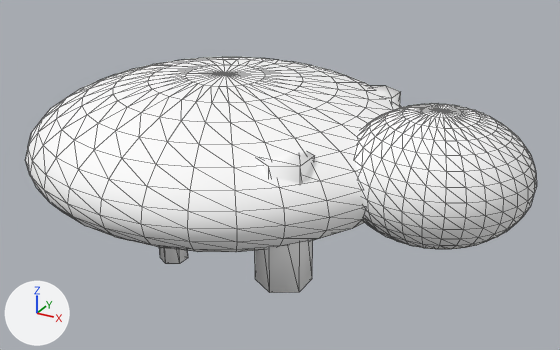
The glTF model assets/enemies/generated_glb/claw_crawler_animated_01.glb: old version first, new version second.
Before and after are seen from a camera (50 mm lens) standing at (2.39, -3.69, 1.89) and looking at (0.37, -0.01, 0.05). The axes (+X, +Y, +Z) are drawn at lower left. The lights are the same throughout. The picture after the commit comes second. Mesh edges are drawn as thin lines. Vertices at exactly the same position are counted once.
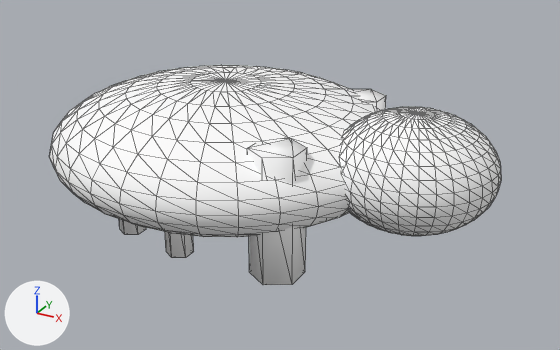
What differs and where, as boxes [x1, y1, x2, y2] in the pictures (560 x 350 px; the box of a moved part takes in the faces that stretch with it):
```json
{"object": "Sphere", "change": "reshaped", "before": [26, 57, 537, 293], "after": [49, 65, 501, 285], "on screen": "12% narrower, 7% shorter"}
{"part": 1, "of": "me_sphere_002", "change": "moved or reshaped", "before": [26, 57, 401, 252], "after": [49, 65, 381, 237]}
{"part": 2, "of": "me_sphere_002", "change": "moved or reshaped", "before": [159, 247, 188, 264], "after": [165, 232, 194, 258]}
{"part": 3, "of": "me_sphere_002", "change": "moved or reshaped", "after": [119, 219, 146, 235], "on screen": "not visible before"}
{"part": 4, "of": "me_sphere_002", "change": "moved or reshaped", "before": [255, 86, 529, 293], "after": [247, 89, 501, 285]}
```

Edits to the scene script, one JSON object a line:
```json
{"block": "me_sphere_002", "where": "# used by ob_sphere; location = (0.0, 0.0, 0.0)"}
{"op": "remove", "block": "me_sphere_002", "code": "me_sphere_002.from_pydata(...)  # 1036 vertices, 2040 faces; spans x -1.19..1.81, y -1.15..1.15, z -0.32..0.61"}
{"op": "add", "block": "me_sphere_002", "code": "me_sphere_002.from_pydata(...)  # 1036 vertices, 2040 faces; spans x -1.07..1.63, y -1.01..1.01, z -0.32..0.57"}
{"block": "me_sphere_002", "change": "me_sphere_002 part 1: the loose piece of 482 vertices spanning x -1.19..1.19, y -1.15..1.15, z -0.21..0.61 is scaled about its middle by (0.901, 0.873, 0.901)"}
{"block": "me_sphere_002", "change": "me_sphere_002 part 2: the loose piece of 12 vertices spanning x -0.07..0.07, y -0.67..-0.51, z -0.32..0.32 is moved by (0.0, 0.06, 0.0)"}
{"block": "me_sphere_002", "change": "me_sphere_002 part 3: the loose piece of 12 vertices spanning x -0.54..-0.4, y -0.55..-0.39, z -0.31..0.31 is moved by (0.05, 0.05, 0.0)"}
{"block": "me_sphere_002", "change": "me_sphere_002 part 4: 506 of 1036 vertices moved; they spanned x 0.58..1.81, y -0.74..0.74, z -0.25..0.61 and now span x 0.51..1.63, y -0.68..0.68, z -0.26..0.57; mean shift (-0.13, 0.0, 0.0); largest move (1.36, 0.28, 0.55) -> (0.51, -0.46, -0.26)"}
{"block": "me_sphere_002", "change": "other edits to the shape of me_sphere_002 do not show in these pictures"}
```
